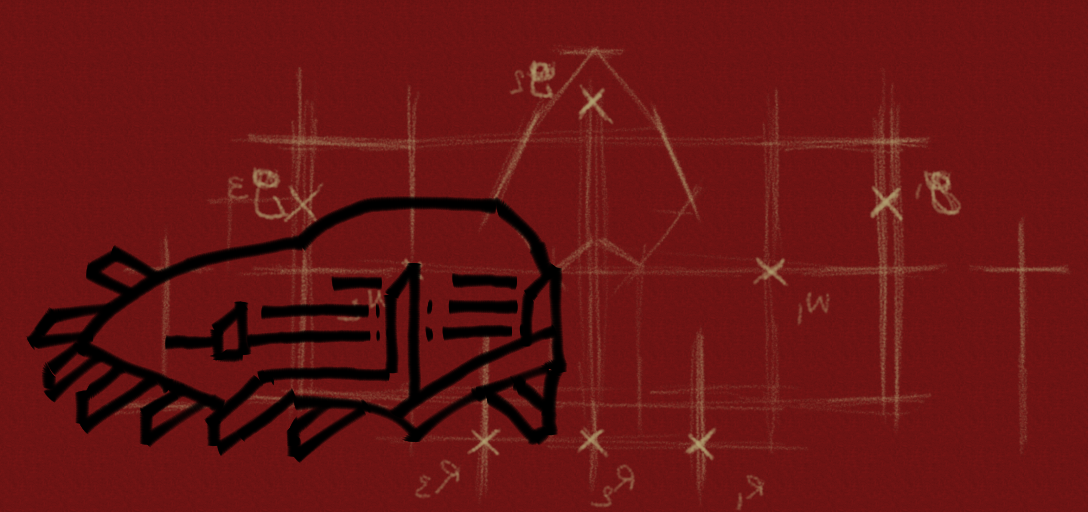
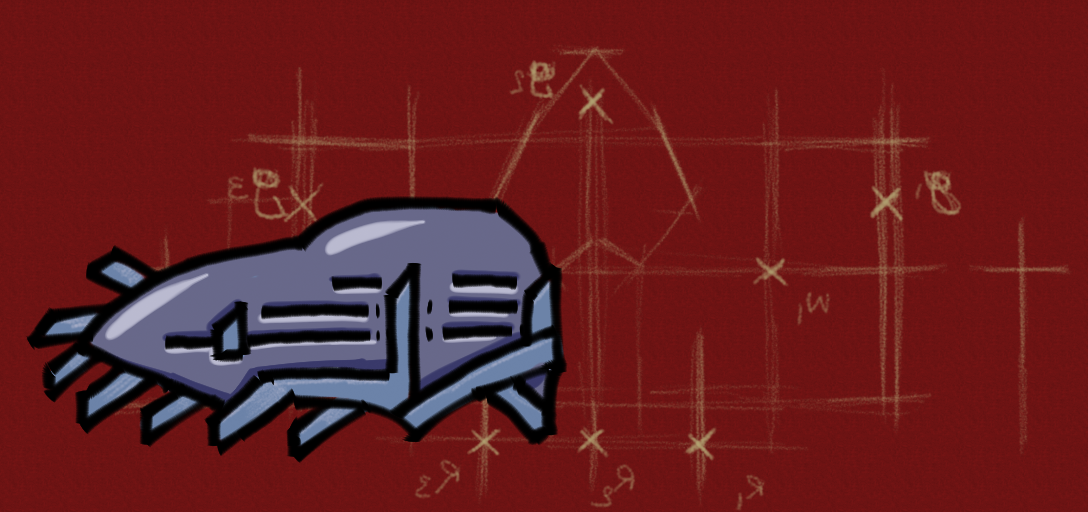
Comparing the layer stacks of the two (1088, 512) images. Changes:
added layer "color" above "blueprint" over [44, 205, 564, 447]
painted on "blueprint" over [98, 205, 564, 447]
